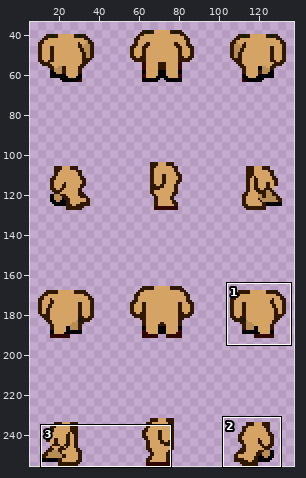
Sprite sheet: data/sprites/outfit/body-testing/body_002.png. The first picture is a wide view before the edit; the outline marks the close-up.
Close-up. First the earlier version:
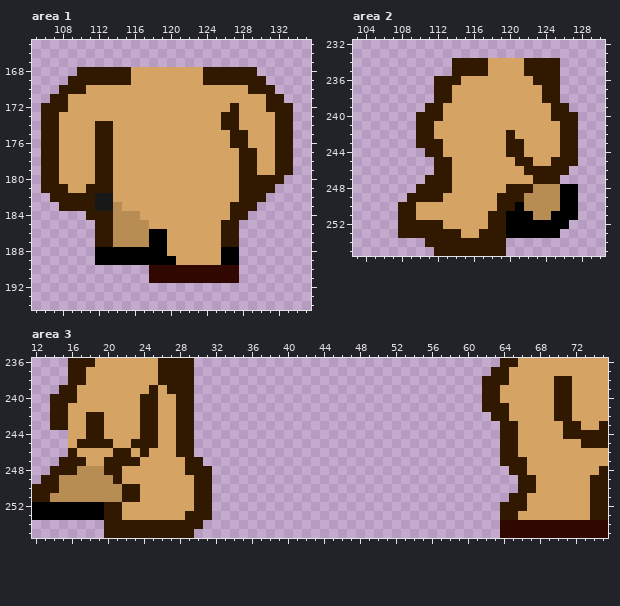
The file is 144x256 pixels. Shown: area 1: x 105..135, y 165..194; area 2: x 103..130, y 232..255; area 3: x 12..75, y 236..255. The wide view leaves out empty margins. The commit also changed other parts of the picture, which this record leaves out.
The same view after the edit:
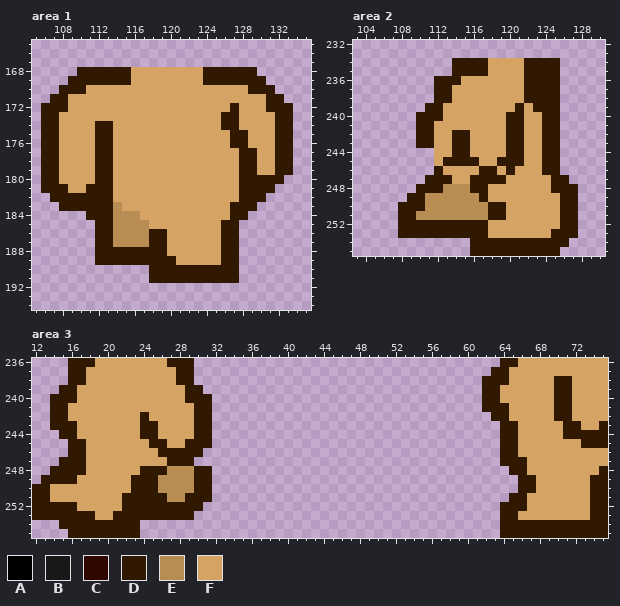
Palette (. is transparent): A #000000  B #181818  C #310800  D #311800  E #b88d54  F #d5a363
Edits made:
Area 1:
y 182..183: x 112..113 BB -> DD
y 186..187: x 118..119 AA -> DD
y 188: x 112..119 AAAAAAAA -> DDDDDDDD; x 126..127 AA -> DD
y 189: x 112..120 AAAAAAAAA -> DDDDDDDDD; x 126..127 AA -> DD
y 190..191: x 118..127 CCCCCCCCCC -> DDDDDDDDDD
Area 2:
y 236: x 122 F -> D
y 237..238: x 122..123 FF -> DD
y 239: x 121 F -> D; x 123..124 FF -> DD; x 126 D -> .
y 240: x 120..121 FF -> DD; x 124 F -> D; x 126..127 DD -> ..
y 241: x 120..121 FF -> DD; x 124..127 FFDD -> DD..
y 242: x 114..115 FF -> DD; x 121 F -> D; x 124..127 FFDD -> DD..
y 243: x 112 D -> F; x 114..115 FF -> DD; x 124..127 FFDD -> DD..
y 244: x 111..112 DD -> .F; x 114..115 FF -> DD; x 124..127 FFDD -> DD..
y 245: x 112 D -> F; x 114..116 FFF -> DDD; x 119..120 FF -> DD; x 122 D -> F; x 124 F -> D; x 126..127 DD -> ..
y 246: x 113 D -> F; x 117..118 FF -> DD; x 120 F -> D; x 122..123 DD -> FF; x 126 D -> .
y 247: x 116..119 FFFF -> DDDD; x 123..124 DD -> FF; x 126 . -> D
y 248: x 113..117 DFFFF -> EEEDD; x 120..127 DDDEEEAA -> FFFFFDDD
y 249: x 111..117 DDFFFFF -> EEEEEED; x 119..127 DDDEEEEAA -> FFFFFFFDD
y 250: x 110..118 FFFFFFFFF -> DEEEEEEED; x 120..127 DAEEEEAA -> FFFFFFDD
y 251: x 110..117 FFFFFFFF -> EEEEEEEE; x 120..127 AAAEEAAA -> FFFFFFDD
y 252: x 113..127 FFFFFDDAAAAAAA. -> DDDDDFFFFFFFFDD
y 253: x 115..116 FF -> DD; x 118..127 DDAAAAAA.. -> FFFFFFFDDD
y 254: x 111..115 DDDDD -> .....; x 120..126 ....... -> DDDDDDD
y 255: x 112..115 DDDD -> ....; x 120..125 ...... -> DDDDDD
Area 3:
y 236: x 26 D -> F
y 237..238: x 26..27 DD -> FF
y 239: x 25 D -> F; x 27..28 DD -> FF; x 30 . -> D
y 240: x 24..25 DD -> FF; x 28 D -> F; x 30..31 .. -> DD
y 241: x 24..25 DD -> FF; x 28..31 DD.. -> FFDD
y 242: x 18..19 DD -> FF; x 25 D -> F; x 28..31 DD.. -> FFDD
y 243: x 16 F -> D; x 18..19 DD -> FF; x 28..31 DD.. -> FFDD
y 244: x 15..16 .F -> DD; x 18..19 DD -> FF; x 28..31 DD.. -> FFDD
y 245: x 16 F -> D; x 18..20 DDD -> FFF; x 23..24 DD -> FF; x 26 F -> D; x 28 D -> F; x 30..31 .. -> DD
y 246: x 17 F -> D; x 21..22 DD -> FF; x 24 D -> F; x 26..27 FF -> DD; x 30 . -> D
y 247: x 20..23 DDDD -> FFFF; x 27..28 FF -> DD; x 30 D -> .
y 248: x 17..21 EEEDD -> DFFFF; x 24..29 FFFFFD -> DDDEEE
y 249: x 15..21 EEEEEED -> DDFFFFF; x 23..29 FFFFFFF -> DDDEEEE
y 250: x 14..22 DEEEEEEED -> FFFFFFFFF; x 24..29 FFFFFF -> DDEEEE
y 251: x 14..21 EEEEEEEE -> FFFFFFFF; x 24..29 FFFFFF -> DDDEED
y 252: x 12..29 AAAAAAAADDFFFFFFFF -> DDDDDFFFFFDDDDDDDD; x 31 D -> .
y 253: x 12..20 AAAAAAAAD -> DDDDDDDFF; x 22..28 FFFFFFF -> DDDDDDD; x 30..31 DD -> ..
y 254: x 15..19 ..... -> DDDDD; x 24..30 DDDDDDD -> .......; x 64..75 CCCCCCCCCCCC -> DDDDDDDDDDDD
y 255: x 16..19 .... -> DDDD; x 24..29 DDDDDD -> ......; x 64..75 CCCCCCCCCCCC -> DDDDDDDDDDDD
Pixel boxes of the changes (left, top, right, bottom) in both close-ups:
changed: (95, 193, 239, 283)
changed: (416, 76, 578, 256)
changed: (32, 358, 212, 538)
changed: (500, 520, 608, 538)
